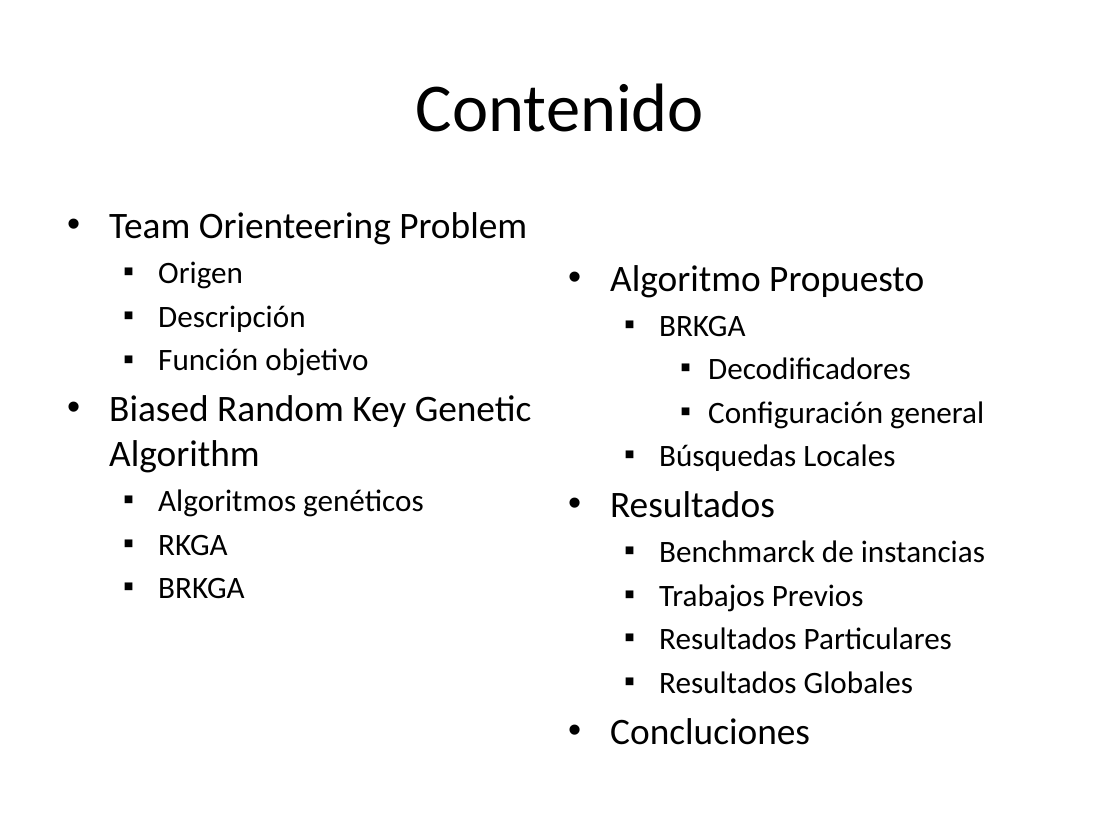
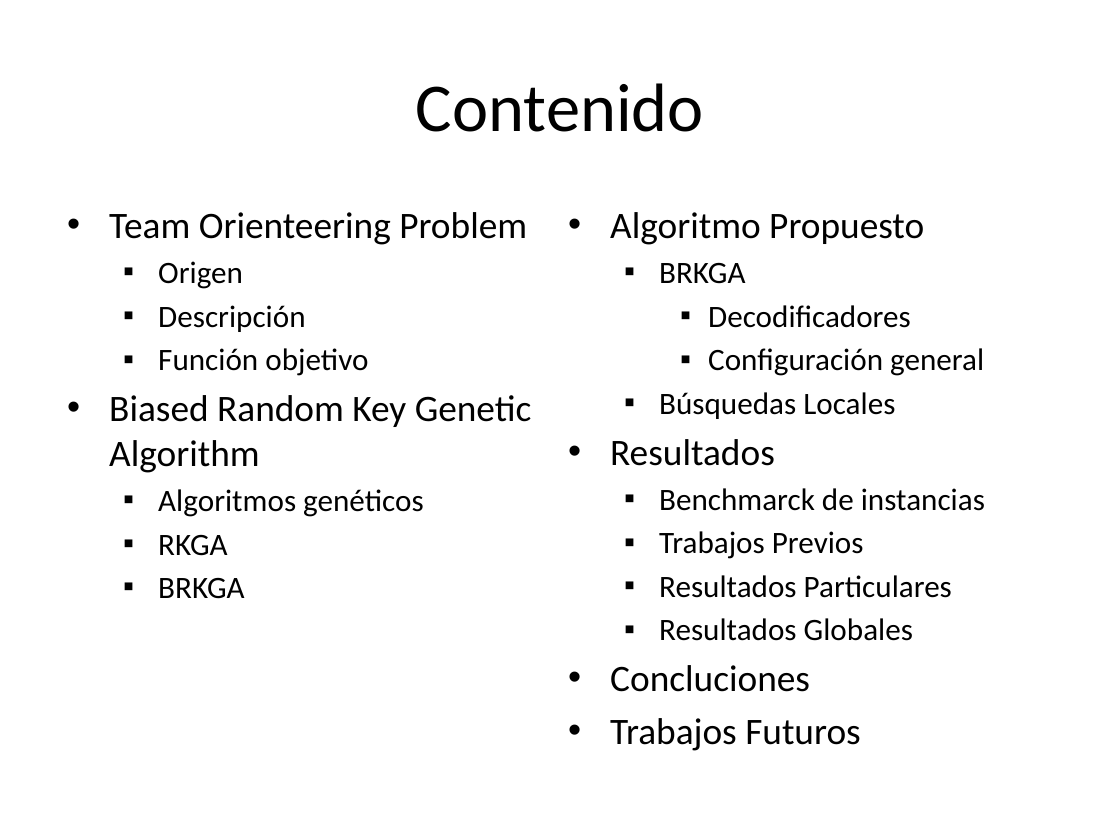
Before and after one commit to Aleitox/TopBrkga, a slide deck: slide 2 of TesisPaper/Defensa/Biased Random Key Genetic Algorithm.pptx. Drawn at 1120x840 pixels with LibreOffice and Linux fonts; fonts in the diff are those of the drawing. Boxes give left, top, right and bottom in pixels: in the first picture for what was removed or moved away, otherwise in the second. Text is boxed around its words. In the diff, an @@ line names an element or a change of style, - is before the commit and + after.

```diff
--- a/TesisPaper/Defensa/Biased Random Key Genetic Algorithm.pptx
+++ b/TesisPaper/Defensa/Biased Random Key Genetic Algorithm.pptx
@@ text at (610,718,861,751): paragraph added @@
+• Trabajos Futuros
```
Also in this commit, not shown: 2 other slides changed, 4 slides added, 2 other files.
